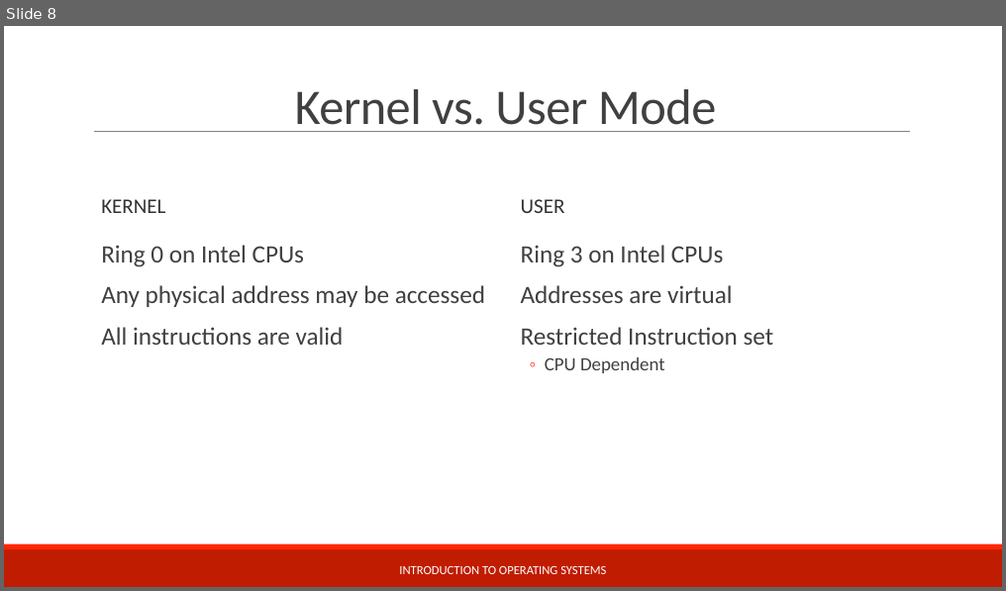
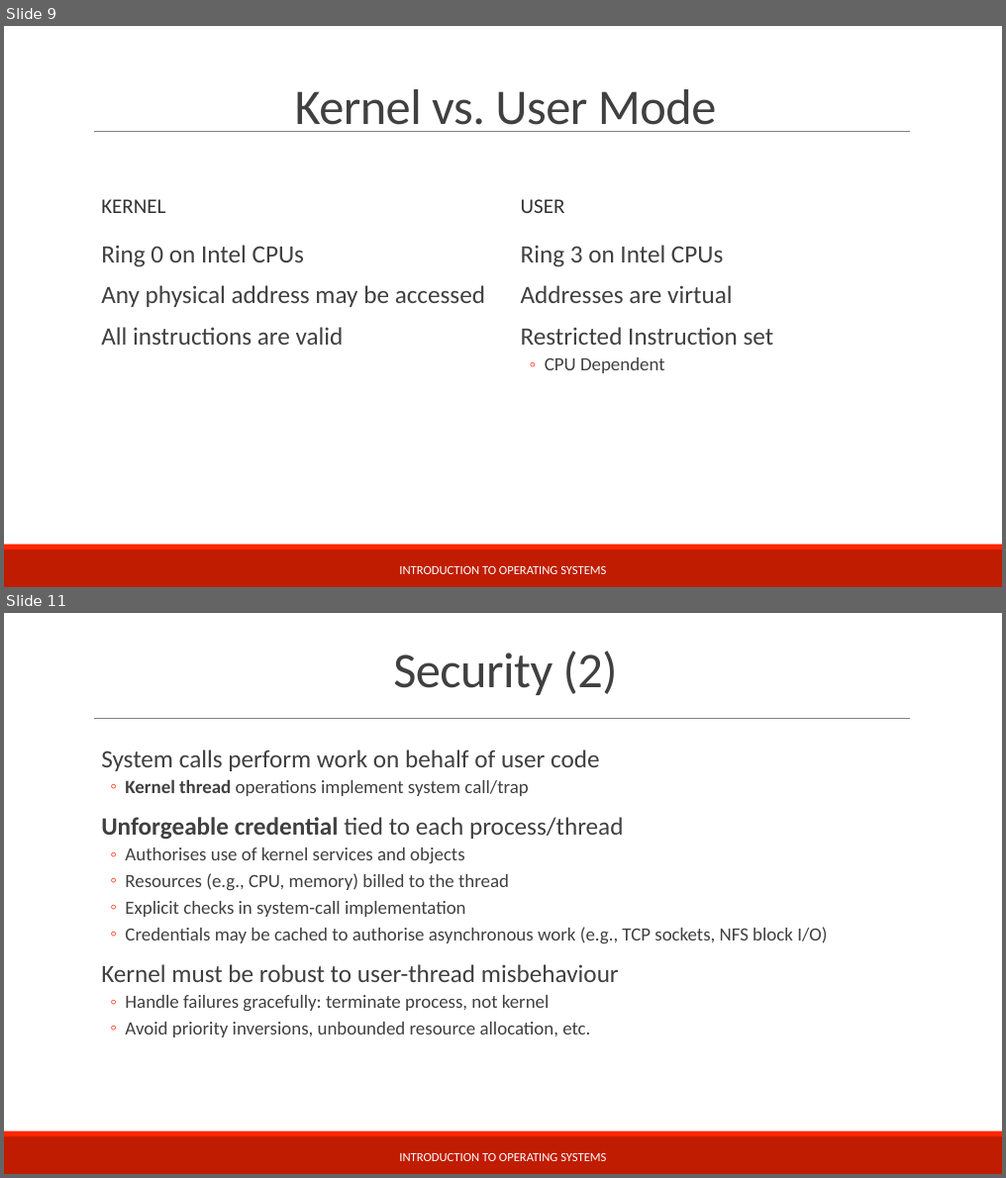
Before and after one commit to teachbsd/course, a slide deck: undergraduate/lectures/security.pptx. Shown one above the other, each under a label of ours: slide 8 before the commit, slides 9 and 11 after it; the slides between them are not shown. The pictures are 1006x591 and 1006x1178 pixels, drawn with LibreOffice and Linux fonts; fonts in the diff are those of the drawing; background and template pictures are left out. Boxes give left, top, right and bottom in pixels: in the first picture for what was removed or moved away, otherwise in the second. Text is boxed around its words. In the diff, an @@ line names an element or a change of style, - is before the commit and + after.

Commit message:
Continue the discussion of user vs. kernel mode in hardware

```diff
--- a/undergraduate/lectures/security.pptx
+++ b/undergraduate/lectures/security.pptx
@@ slide 11 added at <box>4,613,1002,1174</box>, background #FFFFFF; not listed: 3 template elements that a slide beside it also shows @@
@@ title added at <box>393,651,618,695</box>, 48 pt, text #404040 @@
+Security (2)
@@ text added at <box>101,750,827,1038</box>, 18 pt, text #404040 @@
+  System calls perform work on behalf of user code
+  ◦ Kernel thread operations implement system call/trap
+  Unforgeable credential tied to each process/thread
+  ◦ Authorises use of kernel services and objects
+  ◦ Resources (e.g., CPU, memory) billed to the thread
+  ◦ Explicit checks in system-call implementation
+  ◦ Credentials may be cached to authorise asynchronous work (e.g., TCP sockets, NFS block I/O)
+  Kernel must be robust to user-thread misbehaviour
+  ◦ Handle failures gracefully: terminate process, not kernel
+  ◦ Avoid priority inversions, unbounded resource allocation, etc.
@@ text added at <box>399,1154,606,1161</box>, 12 pt, text #FFFFFF @@
+INTRODUCTION TO OPERATING SYSTEMS
@@ what was slide 8 is now slide 9 @@
```
Also in this commit, not shown: 2 slides changed, 6 other slides added.
